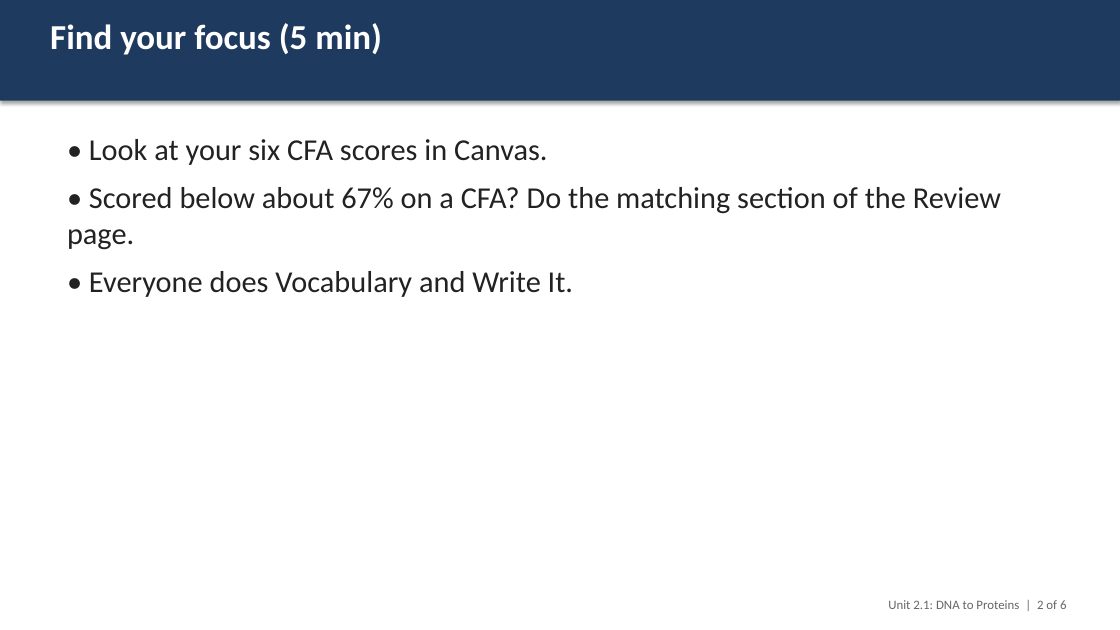
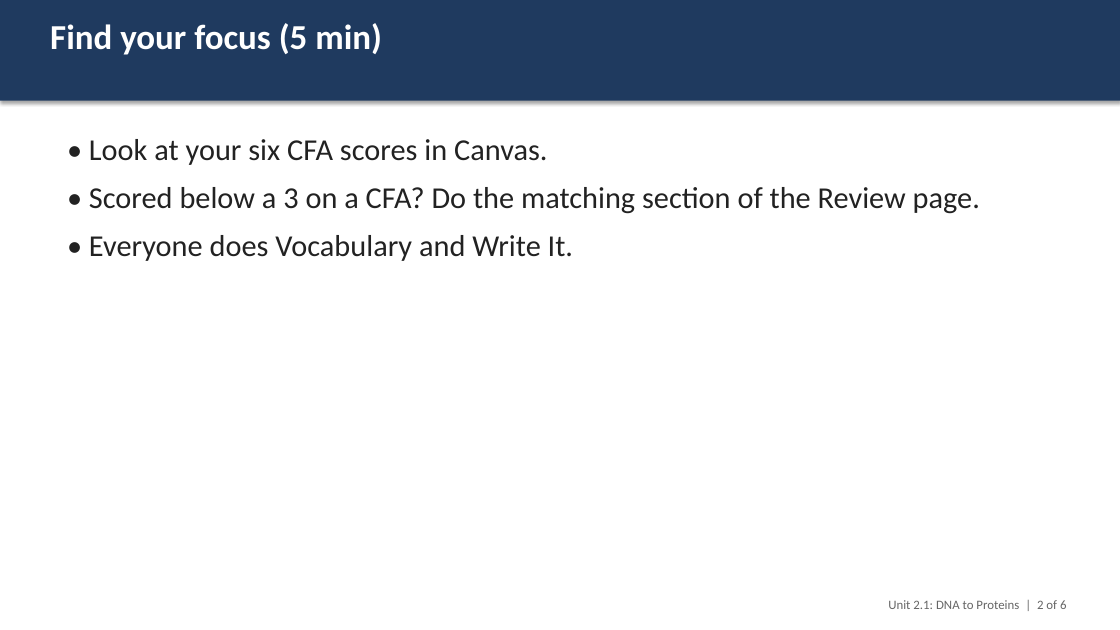
Before and after one commit to ellenrenick/LivingEarth, a slide deck: slide 2 of assessments/HS-LS1-1/slides/Day_7_Review_and_back_to_the_cat.pptx. Drawn at 1120x630 pixels with LibreOffice and Linux fonts; fonts in the diff are those of the drawing. Boxes give left, top, right and bottom in pixels: in the first picture for what was removed or moved away, otherwise in the second. Text is boxed around its words. In the diff, an @@ line names an element or a change of style, - is before the commit and + after.

```diff
--- a/assessments/HS-LS1-1/slides/Day_7_Review_and_back_to_the_cat.pptx
+++ b/assessments/HS-LS1-1/slides/Day_7_Review_and_back_to_the_cat.pptx
@@ text at <box>89,187,980,214</box>: text changed @@
-• Scored below about 67% on a CFA? Do the matching section of the Review page.
+• Scored below a 3 on a CFA? Do the matching section of the Review page.
```
Also in this commit, not shown: 11 other files.
